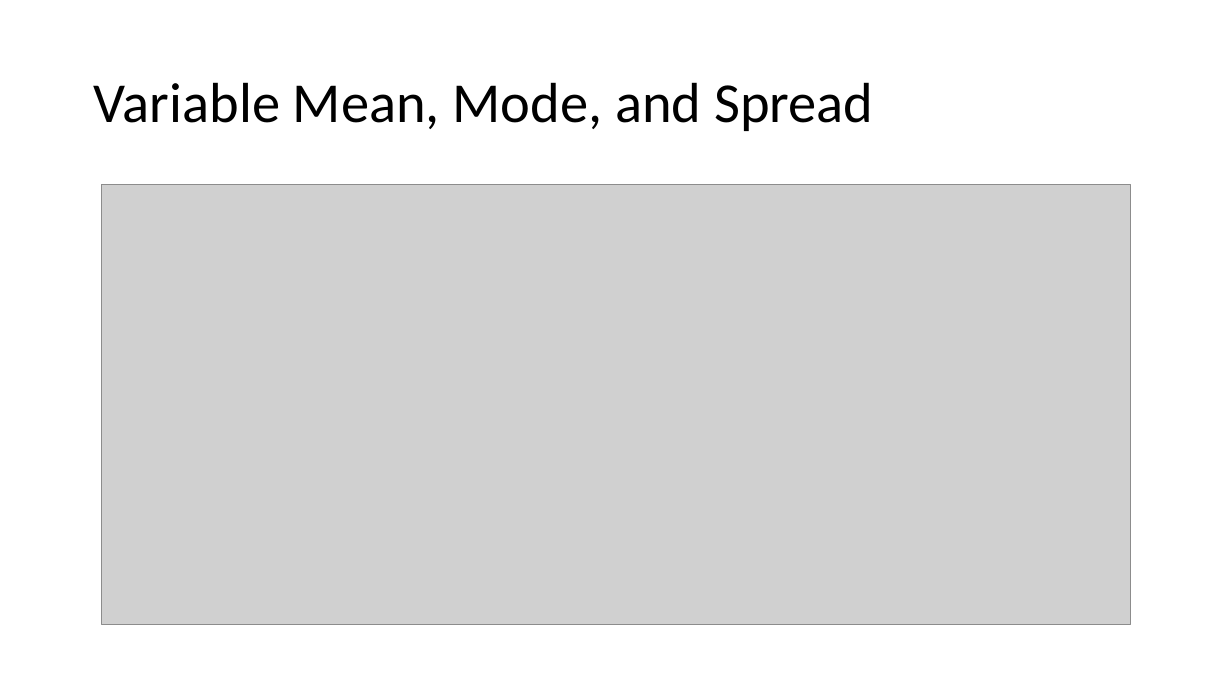
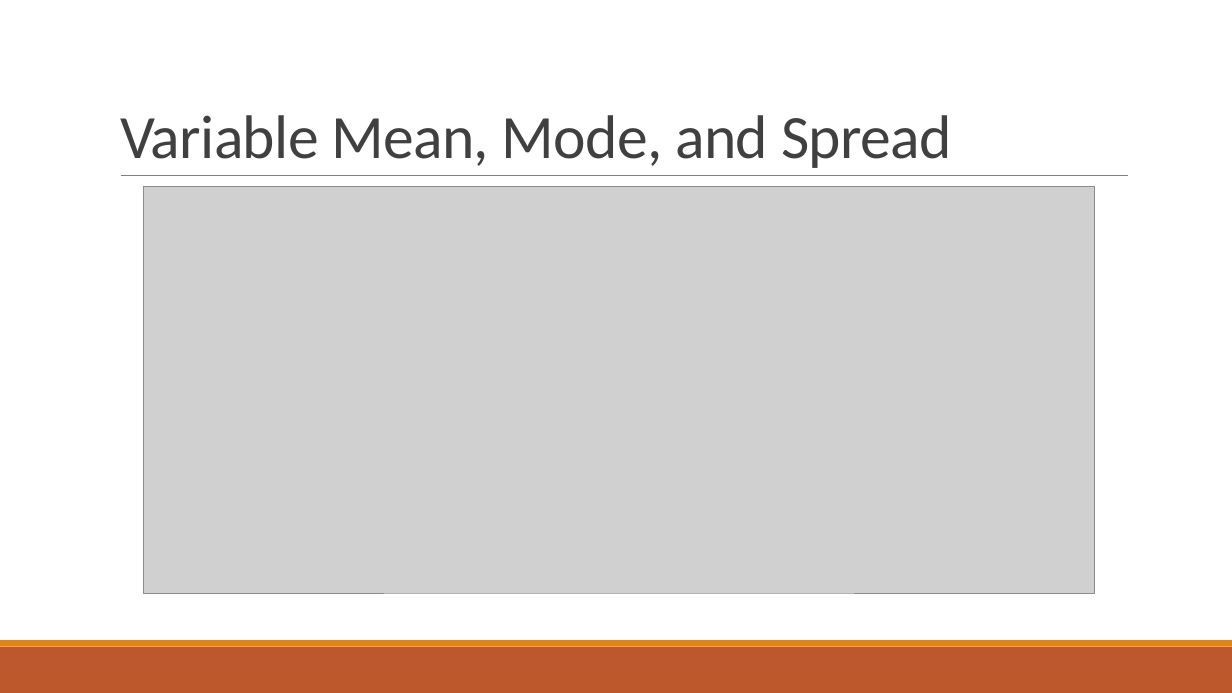
Before and after one commit to ihit140d/Robert_Bresley_Final_Project, a slide deck: slide 13 of Robert_Bresley_final_project.pptx. Drawn at 1232x693 pixels with LibreOffice and Linux fonts; fonts in the diff are those of the drawing; grey boxes stand for pictures. Boxes give left, top, right and bottom in pixels: in the first picture for what was removed or moved away, otherwise in the second. Text is boxed around its words. In the diff, an @@ line names an element or a change of style, - is before the commit and + after.

Commit message:
Make updates to formatting

```diff
--- a/Robert_Bresley_final_project.pptx
+++ b/Robert_Bresley_final_project.pptx
@@ title "Variable Mean, Mode, and Spread": place and size @@
-title "Variable Mean, Mode, and Spread" at (94,82,873,131)
+title "Variable Mean, Mode, and Spread" at (120,115,951,168)
@@ title "Variable Mean, Mode, and Spread" at (120,115,951,168): size 44 to 48 pt, text colour #000000 to #404040, letter spacing 0 to -0.5 pt; line spacing 0.9 to 0.85; vertical alignment middle to bottom @@
@@ line added from (121, 176) to (1128, 176), #808080 0.5 pt @@
@@ picture: place and size @@
-picture at (102,185,1130,625)
+picture at (143,187,1094,593)
@@ rectangle added at (0,647,1232,693), fill #BD582C @@
@@ rectangle added at (0,640,1232,647), fill #E48312 @@
```
Also in this commit, not shown: 19 other slides changed.
